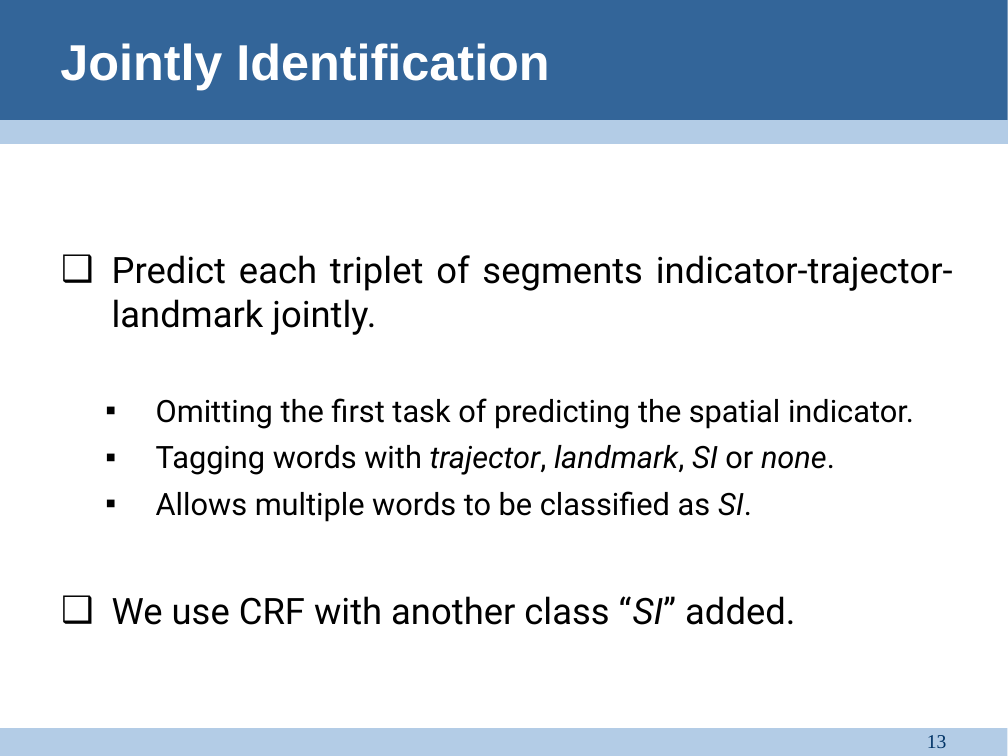
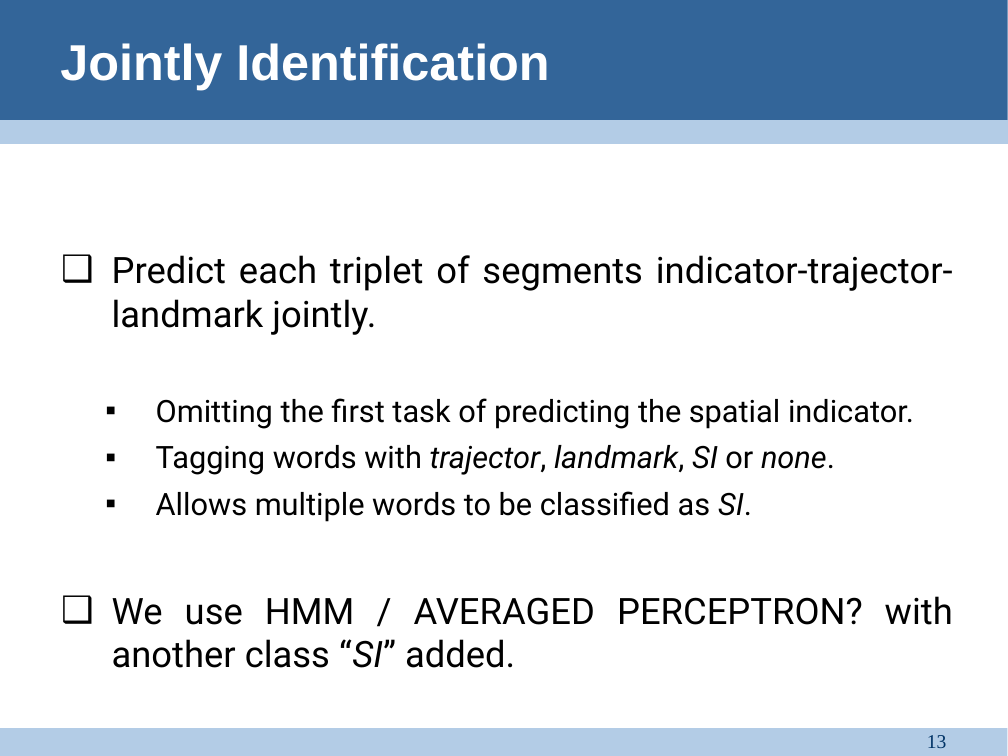
Before and after one commit to vponcelo/pln-pmt-pract, a slide deck: slide 13 of SpatialRoleLabeling/doc/Group presentation.pptx. Drawn at 1008x756 pixels with LibreOffice and Linux fonts; fonts in the diff are those of the drawing. Boxes give left, top, right and bottom in pixels: in the first picture for what was removed or moved away, otherwise in the second. Text is boxed around its words. In the diff, an @@ line names an element or a change of style, - is before the commit and + after.

Commit message:
NaiveBayes classifier of George with updated training and presentation updated

```diff
--- a/SpatialRoleLabeling/doc/Group presentation.pptx
+++ b/SpatialRoleLabeling/doc/Group presentation.pptx
@@ text at (112,596,953,668): text changed @@
-❑ We use CRF with another class “SI” added.
+❑ We use HMM / AVERAGED PERCEPTRON? with another class “SI” added.
```
Also in this commit, not shown: 3 other slides changed, 2 slides added, 24 other files.
